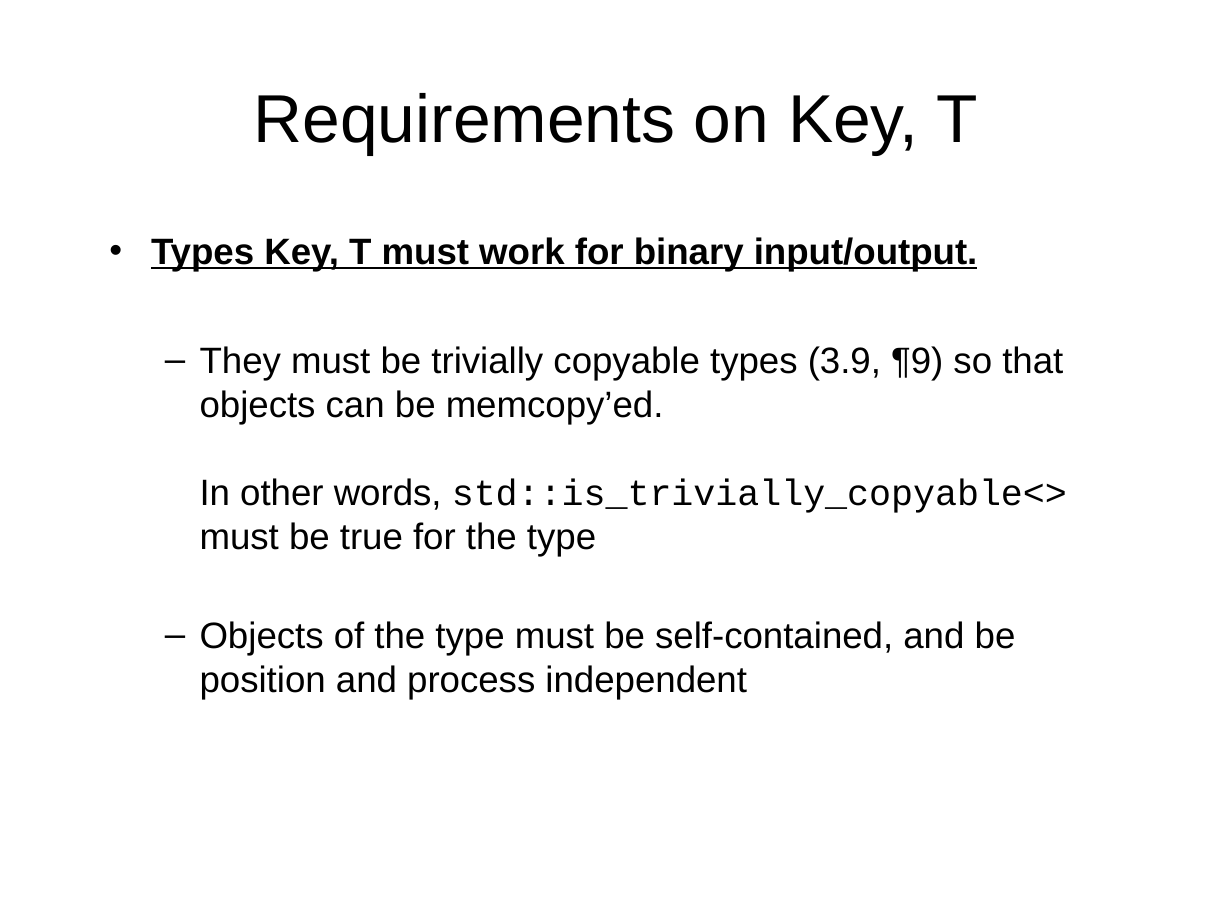
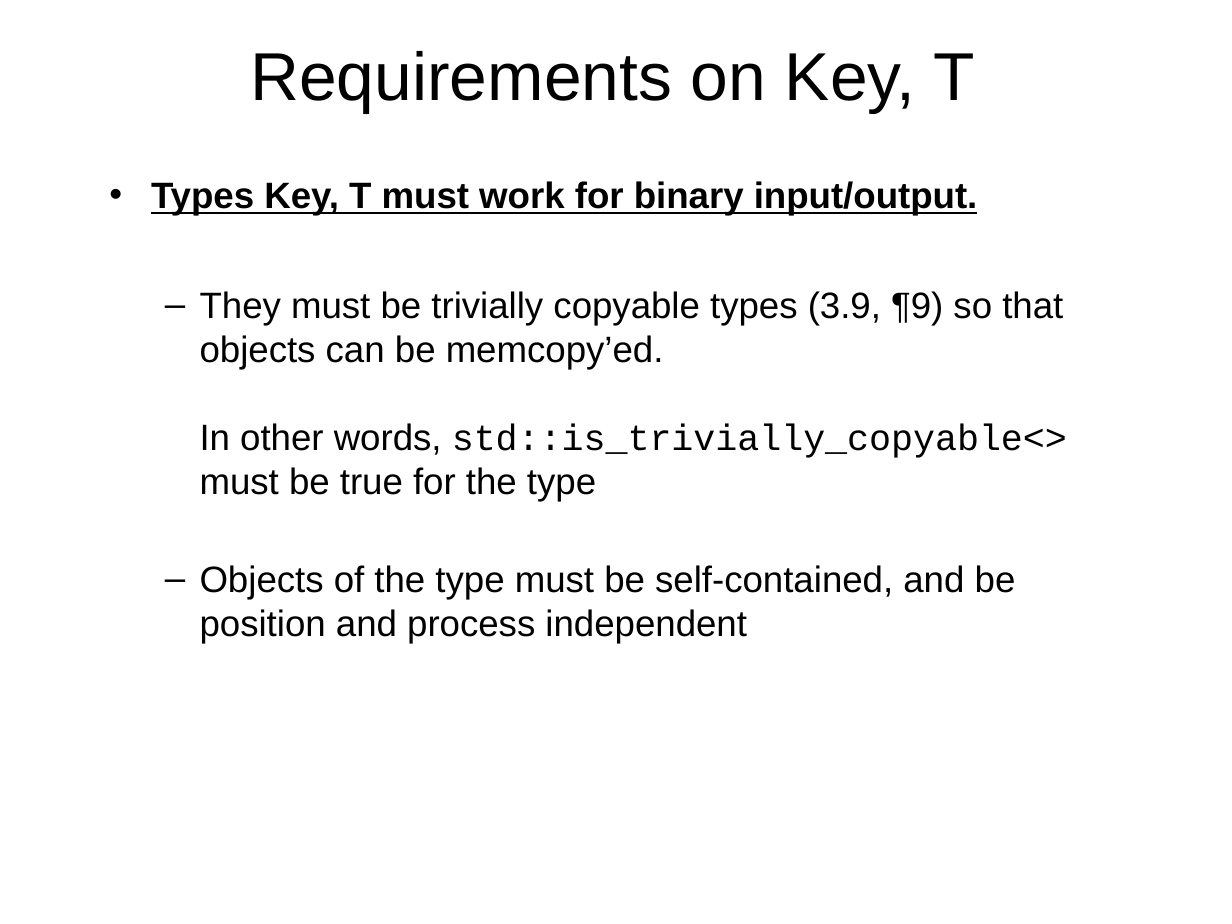
Before and after one commit to Beman/btree, a slide deck: slide 16 of libs/btree/doc/Proposed-B-tree-library.ppt (slide 15 before the commit). Drawn at 1232x924 pixels with LibreOffice and Linux fonts; fonts in the diff are those of the drawing; background and template pictures are left out. Boxes give left, top, right and bottom in pixels: in the first picture for what was removed or moved away, otherwise in the second. Text is boxed around its words. In the diff, an @@ line names an element or a change of style, - is before the commit and + after.

```diff
--- a/libs/btree/doc/Proposed-B-tree-library.ppt
+++ b/libs/btree/doc/Proposed-B-tree-library.ppt
@@ title "Requirements on Key, T": place and size @@
-title "Requirements on Key, T" at [253,93,977,155]
+title "Requirements on Key, T" at [250,51,974,114]
@@ text "Types Key, T must work ...": place and size @@
-text "Types Key, T must work ..." at [151,237,1067,699]
+text "Types Key, T must work ..." at [151,181,1067,644]
```
Also in this commit, not shown: 1 other slide changed, 4 slides added, 1 slide removed, 6 other files.
